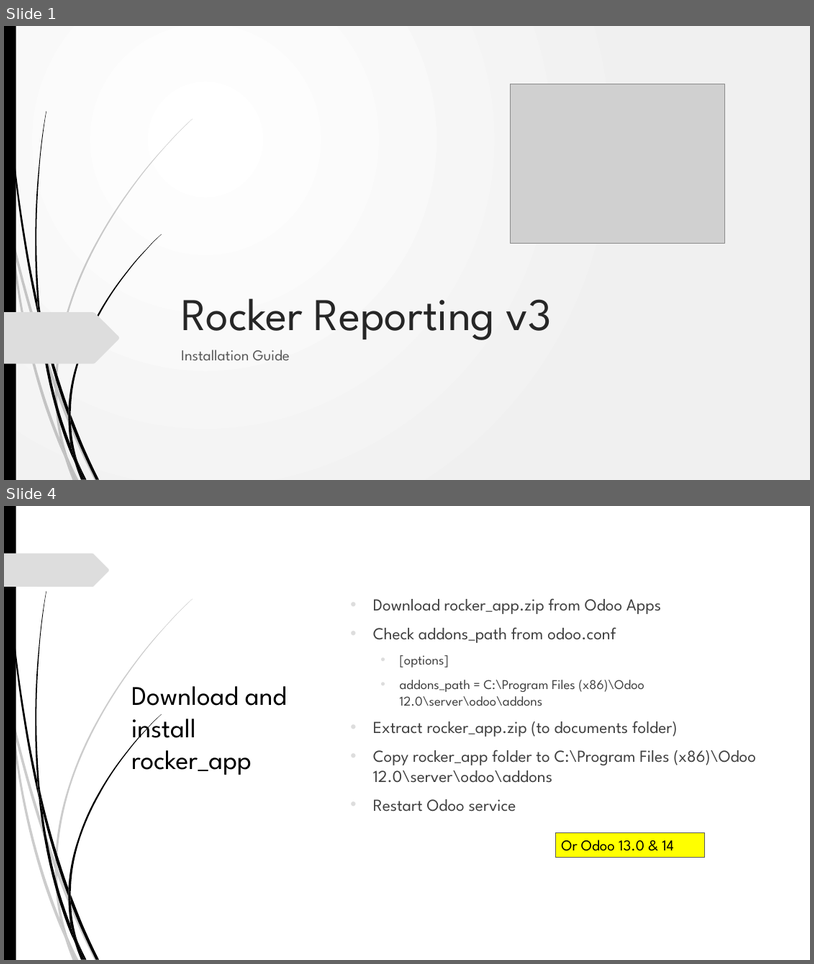
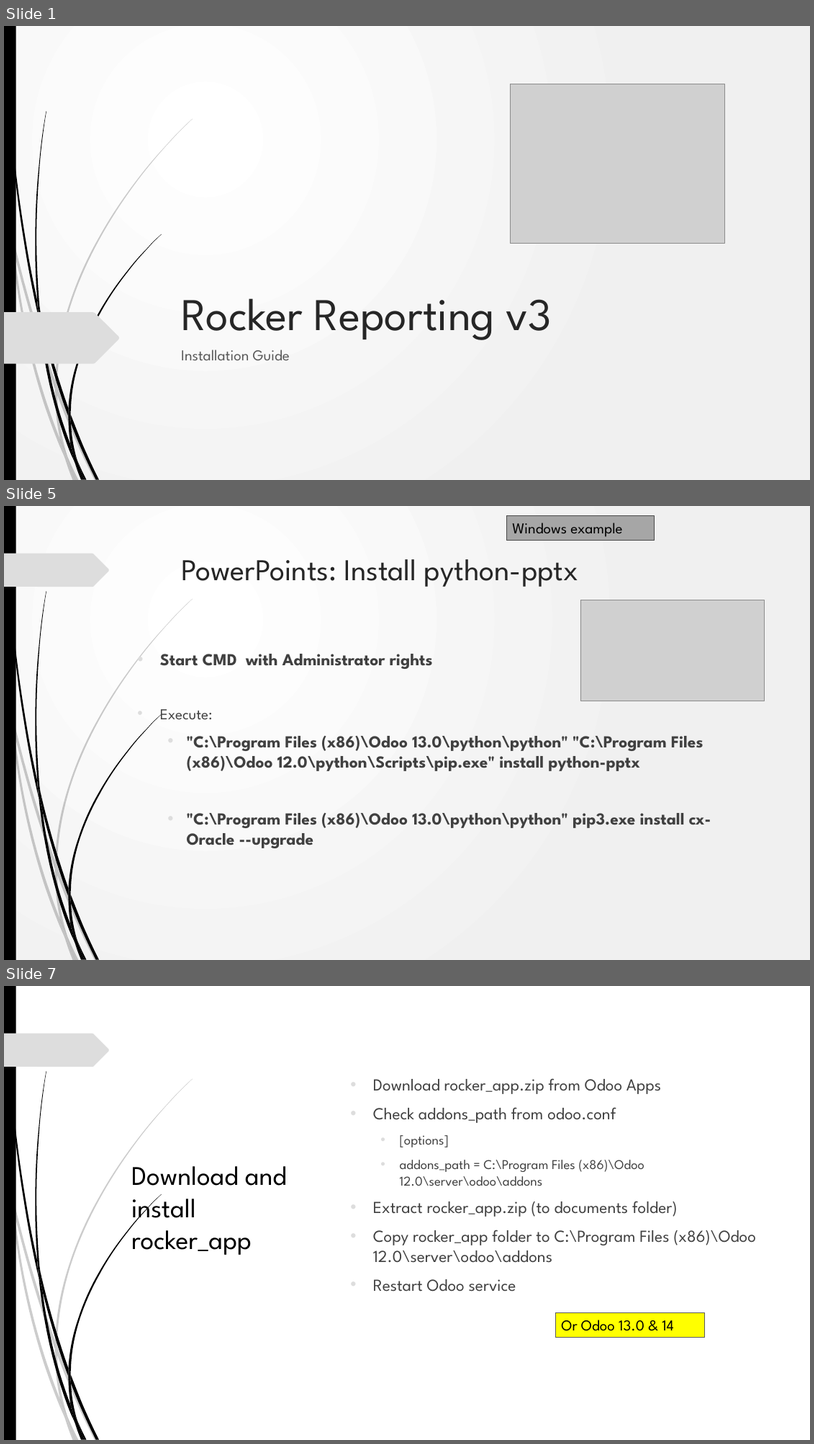
Before and after one commit to akarki58/Rocker_app_linux, a slide deck: rocker_app/static/description/Rocker_install.pptx. Shown one above the other, each under a label of ours: slides 1 and 4 before the commit, slides 1, 5 and 7 after it; the slides between them are not shown. The pictures are 814x964 and 814x1444 pixels, drawn with LibreOffice and Linux fonts; fonts in the diff are those of the drawing; grey boxes stand for pictures; background and template pictures are left out. Boxes give left, top, right and bottom in pixels: in the first picture for what was removed or moved away, otherwise in the second. Text is boxed around its words. In the diff, an @@ line names an element or a change of style, - is before the commit and + after.

```diff
--- a/rocker_app/static/description/Rocker_install.pptx
+++ b/rocker_app/static/description/Rocker_install.pptx
@@ slide 5 added at <box>4,506,810,960</box>, background gradient #FFFFFF to #F1F1F1; not listed: 24 template elements that a slide beside it also shows @@
@@ rectangle added at <box>507,515,655,540</box>, fill #A7A7A7, outline #4A4A4A 0.75 pt, 18 pt, text #000000 @@
+Windows example
@@ title added at <box>182,559,579,587</box>, 36 pt, text #262626 @@
+PowerPoints: Install python-pptx
@@ picture added at <box>581,600,766,701</box> @@
@@ text added at <box>160,654,712,848</box>, 20 pt, text #404040, bold @@
+• Start CMD with Administrator rights
+• Execute:
+  • "C:\Program Files (x86)\Odoo 13.0\python\python" "C:\Program Files (x86)\Odoo 12.0\python\Scripts\pip.exe" install python-pptx
+  • "C:\Program Files (x86)\Odoo 13.0\python\python" pip3.exe install cx-Oracle --upgrade
@@ what was slide 4 is now slide 7 @@
```
Also in this commit, not shown: 3 slides changed, 6 other slides added, 5 other files.
